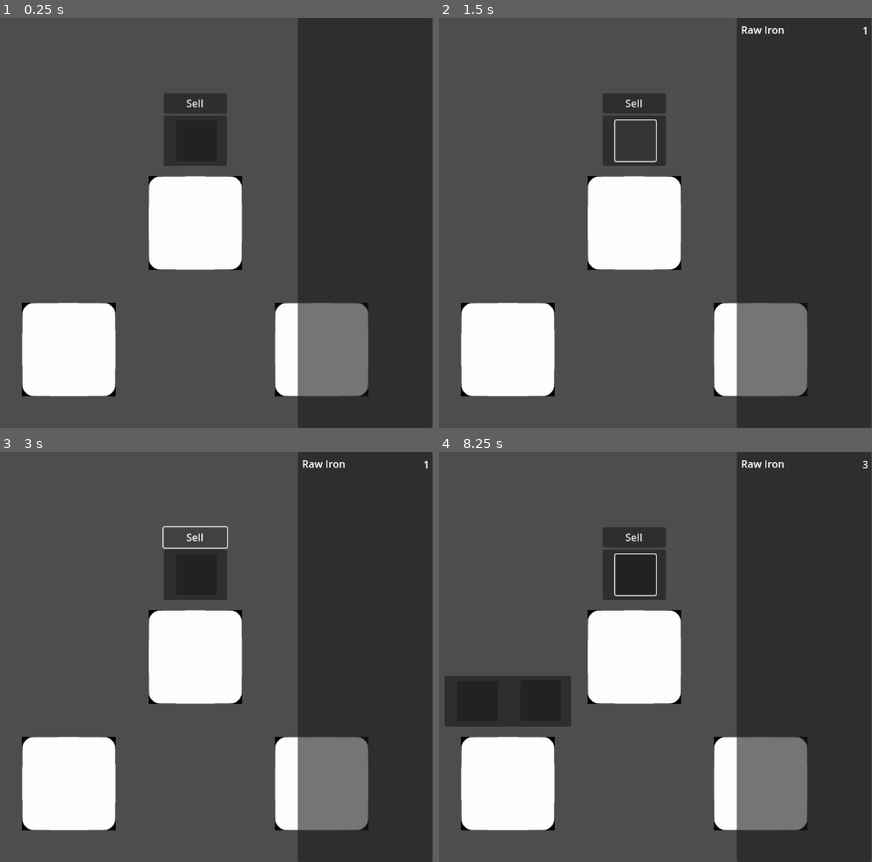
Above: before the commit, frames 1-4 (two rows, left to right).
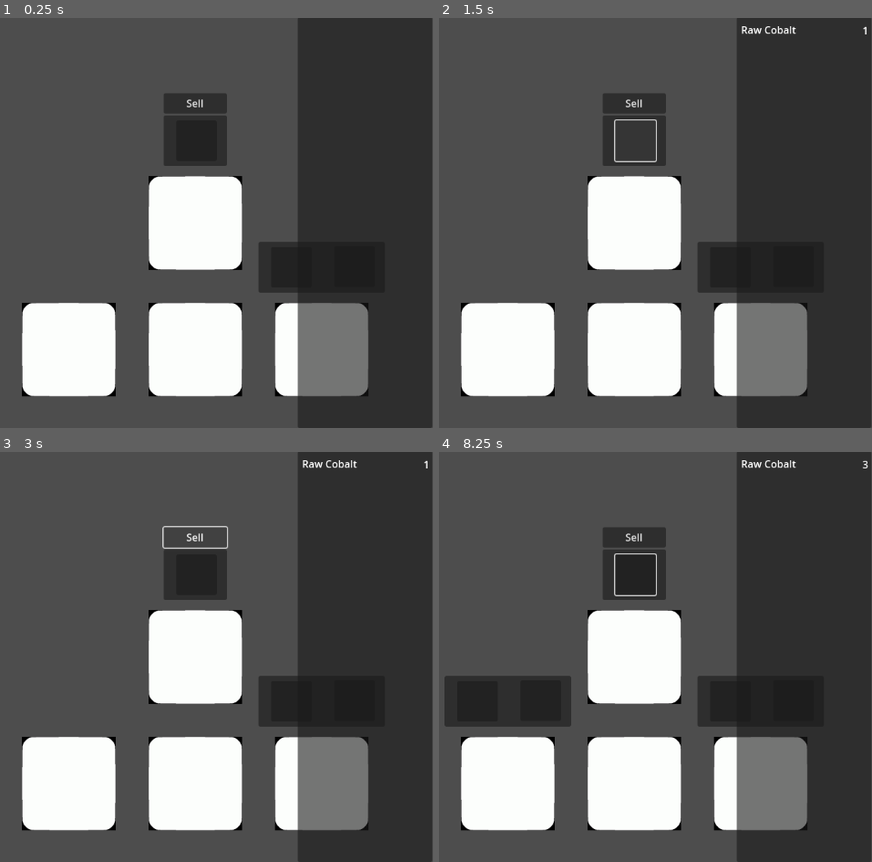
Above: after the commit, the same moments.

Repository: ManechLepage/GodotWild-Jam68
Game: Godot game, scene res://Scenes/node_2d.tscn
Two runs of this game, one before a commit and one after it. Both use one fixed random seed, a clock stepped at 60 frames per second and the inputs below.
Inputs (mouse positions are in pixels of both pictures, inside the frame that each line leads up to):
- Up to frame 1 (0.25 s): no input
- Up to frame 2 (1.5 s): click "Sell" at 0.5 s; click (633, 141) at 1.25 s
- Up to frame 3 (3 s): click (355, 702) at 2.02 s; click "Sell" at 2.75 s
- Up to frame 4 (8.25 s): click (633, 575) at 3.5 s; click (794, 702) at 4.27 s; click "Sell" at 5 s; click (633, 575) at 5.75 s; click (794, 702) at 6.52 s; tap Enter at 7.25 s; move the mouse to (633, 657) at 7.27 s; click (633, 657) at 7.42 s; tap Space at 8 s; move the mouse to (508, 784) at 8.02 s; click (508, 784) at 8.17 s

The runs differ from the first frame. In frame 1, 6.1% of the frame differs, in the area x 34-69%, y 54-93%; in frame 2, 6.2%, in the area x 34-83%, y 2-93%; in frame 3, 6.2%; in frame 4, 6.2%.

Commit message:
added minerals

Diff:
--- a/Godot Wild-jam 68/Resources/Items/Diamond.tres
+++ /dev/null
@@ -1,11 +0,0 @@
-[gd_resource type="Resource" script_class="Item" load_steps=2 format=3 uid="uid://ddj2noi2gwgq8"]
-
-[ext_resource type="Script" path="res://Scripts/Items/Item.gd" id="1_2r80u"]
-
-[resource]
-script = ExtResource("1_2r80u")
-id = 1
-name = "Diamond"
-price = 10
-generate_type = 0
-generate_cooldown = 30.0
--- a/Godot Wild-jam 68/Resources/Items/Mat/RawIron.tres
+++ /dev/null
@@ -1,12 +0,0 @@
-[gd_resource type="Resource" script_class="Item" load_steps=3 format=3 uid="uid://d1siwpjnsnisd"]
-
-[ext_resource type="Script" path="res://Scripts/Items/Item.gd" id="1_cub5g"]
-[ext_resource type="Resource" uid="uid://bjtwtxjx2i3ea" path="res://Resources/Items/Mat/Iron.tres" id="1_tk408"]
-
-[resource]
-script = ExtResource("1_cub5g")
-id = 2
-name = "Raw Iron"
-generate_type = 1
-generate_cooldown = 5.0
-generated_item = ExtResource("1_tk408")
--- /dev/null
+++ b/Godot Wild-jam 68/Resources/Items/Mat/RawMinerals/Platinum.tres
@@ -0,0 +1,8 @@
+[gd_resource type="Resource" script_class="Item" load_steps=2 format=3 uid="uid://b4f4bxtrjitpf"]
+
+[ext_resource type="Script" path="res://Scripts/Items/Item.gd" id="1_74q3a"]
+
+[resource]
+script = ExtResource("1_74q3a")
+name = "Iron"
+price = 0
--- /dev/null
+++ b/Godot Wild-jam 68/Resources/Items/Mat/RawMinerals/RawCobalt.tres
@@ -0,0 +1,10 @@
+[gd_resource type="Resource" script_class="Item" load_steps=3 format=3 uid="uid://hkecx5u5gpr8"]
+
+[ext_resource type="Resource" uid="uid://bjtwtxjx2i3ea" path="res://Resources/Items/Mat/Smelted/Iron.tres" id="1_gr3bq"]
+[ext_resource type="Script" path="res://Scripts/Items/Item.gd" id="2_0b5gi"]
+
+[resource]
+script = ExtResource("2_0b5gi")
+name = "Raw Iron"
+price = 0
+generated_item = ExtResource("1_gr3bq")
--- /dev/null
+++ b/Godot Wild-jam 68/Resources/Items/Mat/RawMinerals/RawGold.tres
@@ -0,0 +1,10 @@
+[gd_resource type="Resource" script_class="Item" load_steps=3 format=3 uid="uid://2ac0v4the36h"]
+
+[ext_resource type="Resource" uid="uid://bjtwtxjx2i3ea" path="res://Resources/Items/Mat/Smelted/Iron.tres" id="1_xgd37"]
+[ext_resource type="Script" path="res://Scripts/Items/Item.gd" id="2_covph"]
+
+[resource]
+script = ExtResource("2_covph")
+name = "Raw Iron"
+price = 0
+generated_item = ExtResource("1_xgd37")
--- /dev/null
+++ b/Godot Wild-jam 68/Resources/Items/Mat/RawMinerals/RawIron.tres
@@ -0,0 +1,10 @@
+[gd_resource type="Resource" script_class="Item" load_steps=3 format=3 uid="uid://d1siwpjnsnisd"]
+
+[ext_resource type="Resource" uid="uid://chkfe8q5132hu" path="res://Resources/Items/Mat/Smelted/Cobalt.tres" id="1_r0824"]
+[ext_resource type="Script" path="res://Scripts/Items/Item.gd" id="2_nwbth"]
+
+[resource]
+script = ExtResource("2_nwbth")
+name = "Raw Cobalt"
+price = 0
+generated_item = ExtResource("1_r0824")
--- /dev/null
+++ b/Godot Wild-jam 68/Resources/Items/Mat/RawMinerals/RawTin.tres
@@ -0,0 +1,10 @@
+[gd_resource type="Resource" script_class="Item" load_steps=3 format=3 uid="uid://c2dkqdu3pm6pu"]
+
+[ext_resource type="Resource" uid="uid://bjtwtxjx2i3ea" path="res://Resources/Items/Mat/Smelted/Iron.tres" id="1_bclph"]
+[ext_resource type="Script" path="res://Scripts/Items/Item.gd" id="2_wt15o"]
+
+[resource]
+script = ExtResource("2_wt15o")
+name = "Raw Iron"
+price = 0
+generated_item = ExtResource("1_bclph")
--- /dev/null
+++ b/Godot Wild-jam 68/Resources/Items/Mat/Smelted/Cobalt.tres
@@ -0,0 +1,8 @@
+[gd_resource type="Resource" script_class="Item" load_steps=2 format=3 uid="uid://chkfe8q5132hu"]
+
+[ext_resource type="Script" path="res://Scripts/Items/Item.gd" id="1_daf0q"]
+
+[resource]
+script = ExtResource("1_daf0q")
+name = "Iron"
+price = 0
--- /dev/null
+++ b/Godot Wild-jam 68/Resources/Items/Mat/Smelted/Gold.tres
@@ -0,0 +1,8 @@
+[gd_resource type="Resource" script_class="Item" load_steps=2 format=3 uid="uid://3kybpbviwd5"]
+
+[ext_resource type="Script" path="res://Scripts/Items/Item.gd" id="1_e5lq5"]
+
+[resource]
+script = ExtResource("1_e5lq5")
+name = "Iron"
+price = 0
--- a/Godot Wild-jam 68/Resources/Items/Mat/Iron.tres
+++ b/Godot Wild-jam 68/Resources/Items/Mat/Smelted/Iron.tres
@@ -4,7 +4,5 @@
 
 [resource]
 script = ExtResource("1_fgces")
-name = "Iron"
+name = "Gold"
 price = 0
-generate_type = 1
-generate_cooldown = 0.0
--- /dev/null
+++ b/Godot Wild-jam 68/Resources/Items/Mat/Smelted/Tin.tres
@@ -0,0 +1,8 @@
+[gd_resource type="Resource" script_class="Item" load_steps=2 format=3 uid="uid://bovhh82i43fsp"]
+
+[ext_resource type="Script" path="res://Scripts/Items/Item.gd" id="1_qwb2r"]
+
+[resource]
+script = ExtResource("1_qwb2r")
+name = "Iron"
+price = 0
--- a/Godot Wild-jam 68/Scenes/Spaceship/Generator.tscn
+++ b/Godot Wild-jam 68/Scenes/Spaceship/Generator.tscn
@@ -1,9 +1,13 @@
-[gd_scene load_steps=6 format=3 uid="uid://b82ugruem048x"]
+[gd_scene load_steps=10 format=3 uid="uid://b82ugruem048x"]
 
 [ext_resource type="PackedScene" uid="uid://b18x7uwk4vpmy" path="res://Scenes/Spaceship/spaceship_section.tscn" id="1_lgxny"]
 [ext_resource type="Script" path="res://Scripts/Spaceship/Generator.gd" id="3_7gxae"]
-[ext_resource type="Resource" uid="uid://d1siwpjnsnisd" path="res://Resources/Items/Mat/RawIron.tres" id="3_6752e"]
-[ext_resource type="Resource" uid="uid://bjtwtxjx2i3ea" path="res://Resources/Items/Mat/Iron.tres" id="4_wkvnp"]
+[ext_resource type="Resource" uid="uid://d1siwpjnsnisd" path="res://Resources/Items/Mat/RawMinerals/RawIron.tres" id="3_s1p8i"]
+[ext_resource type="Resource" uid="uid://c2dkqdu3pm6pu" path="res://Resources/Items/Mat/RawMinerals/RawTin.tres" id="4_g3cqn"]
+[ext_resource type="Resource" uid="uid://hkecx5u5gpr8" path="res://Resources/Items/Mat/RawMinerals/RawCobalt.tres" id="5_6yvse"]
+[ext_resource type="Resource" uid="uid://2ac0v4the36h" path="res://Resources/Items/Mat/RawMinerals/RawGold.tres" id="6_0e4sq"]
+[ext_resource type="Resource" uid="uid://b4f4bxtrjitpf" path="res://Resources/Items/Mat/RawMinerals/Platinum.tres" id="7_542fm"]
+[ext_resource type="Resource" uid="uid://ddj2noi2gwgq8" path="res://Resources/Items/Mat/RawMinerals/Diamond.tres" id="8_kgkrw"]
 
 [sub_resource type="RectangleShape2D" id="RectangleShape2D_bdrhe"]
 size = Vector2(148, 148)
@@ -18,7 +22,7 @@
 
 [node name="Generator" type="Node" parent="." index="1"]
 script = ExtResource("3_7gxae")
-generator_list = Array[Resource("res://Scripts/Items/Item.gd")]([ExtResource("3_6752e"), ExtResource("4_wkvnp"), null, null, null, null])
+generator_list = Array[Resource("res://Scripts/Items/Item.gd")]([ExtResource("3_s1p8i"), ExtResource("4_g3cqn"), ExtResource("5_6yvse"), ExtResource("6_0e4sq"), ExtResource("8_kgkrw"), ExtResource("7_542fm")])
 
 [node name="Timer" type="Timer" parent="Generator" index="0"]
 autostart = true
--- a/Godot Wild-jam 68/Scenes/Spaceship/Smelter.tscn
+++ b/Godot Wild-jam 68/Scenes/Spaceship/Smelter.tscn
@@ -1,6 +1,11 @@
-[gd_scene load_steps=3 format=3 uid="uid://yxkdxfwv8wkm"]
+[gd_scene load_steps=8 format=3 uid="uid://yxkdxfwv8wkm"]
 
 [ext_resource type="PackedScene" uid="uid://b18x7uwk4vpmy" path="res://Scenes/Spaceship/spaceship_section.tscn" id="1_kafey"]
+[ext_resource type="Script" path="res://Scenes/Spaceship/SmelterComponent.gd" id="2_q1rom"]
+[ext_resource type="Resource" uid="uid://d1siwpjnsnisd" path="res://Resources/Items/Mat/RawMinerals/RawIron.tres" id="3_hptp1"]
+[ext_resource type="Resource" uid="uid://c2dkqdu3pm6pu" path="res://Resources/Items/Mat/RawMinerals/RawTin.tres" id="4_884st"]
+[ext_resource type="Resource" uid="uid://hkecx5u5gpr8" path="res://Resources/Items/Mat/RawMinerals/RawCobalt.tres" id="5_c08dr"]
+[ext_resource type="Resource" uid="uid://2ac0v4the36h" path="res://Resources/Items/Mat/RawMinerals/RawGold.tres" id="6_mfcij"]
 
 [sub_resource type="RectangleShape2D" id="RectangleShape2D_bdrhe"]
 size = Vector2(148, 148)
@@ -14,7 +19,6 @@
 shape = SubResource("RectangleShape2D_bdrhe")
 
 [node name="Panel" type="Panel" parent="." index="1"]
-visible = false
 anchors_preset = 5
 anchor_left = 0.5
 anchor_right = 0.5
@@ -37,3 +41,7 @@
 offset_top = 7.0
 offset_right = 184.0
 offset_bottom = 71.0
+
+[node name="SmelterComponent" type="Node" parent="." index="2"]
+script = ExtResource("2_q1rom")
+smeltor_list = Array[Resource("res://Scripts/Items/Item.gd")]([ExtResource("3_hptp1"), ExtResource("4_884st"), ExtResource("5_c08dr"), ExtResource("6_mfcij")])
--- /dev/null
+++ b/Godot Wild-jam 68/Scenes/Spaceship/SmelterComponent.gd
@@ -0,0 +1,20 @@
+extends Node
+
+var smelter_tier: int
+var smelting: Smeltor
+@export var smeltor_list: Array[Item] = []
+
+enum Smeltor
+{
+	Iron = 0,
+	Tin = 1,
+	Cobalt = 2,
+	Gold = 3
+}
+
+func _ready():
+	pass
+
+
+func _process(delta):
+	pass
--- a/Godot Wild-jam 68/Scripts/Items/Item.gd
+++ b/Godot Wild-jam 68/Scripts/Items/Item.gd
@@ -4,25 +4,13 @@
 
 enum ItemType
 {
-	Mat,
-	Ship_Section,
+	Mineral,
 	Product,
-	Upgrade
-}
-
-enum GenerateType
-{
-	Generate,
-	Smelt,
-	Forge,
-	None
 }
 
 @export var name: String = ""
 @export var price: int = 0
 
-@export var generate_type: GenerateType
-@export var generate_cooldown: float
 @export var generated_item: Item
 
 @export var icon: Texture2D
--- a/Godot Wild-jam 68/Scripts/Spaceship/SpaceshipManager.gd
+++ b/Godot Wild-jam 68/Scripts/Spaceship/SpaceshipManager.gd
@@ -5,7 +5,7 @@
 const FRONT = preload("res://Scenes/Spaceship/Front.tscn")
 const GENERATOR = preload("res://Scenes/Spaceship/Generator.tscn")
 const SMELTER = preload("res://Scenes/Spaceship/Smelter.tscn")
-
+const FORGE = preload("res://Scenes/Spaceship/Forge.tscn")
 
 func _ready():
 	for i in range(5):
@@ -29,6 +29,11 @@
 	add_child(smelter)
 	add_section(smelter.pos, smelter)
 
+	var forge = FORGE.instantiate()
+	forge.pos = Vector2(2, 1)
+	add_child(forge)
+	add_section(forge.pos, forge)
+
 	update_pos()
 
 func _process(delta):
Renamed: Godot Wild-jam 68/Resources/Items/Mat/Diamond.tres -> Godot Wild-jam 68/Resources/Items/Mat/RawMinerals/Diamond.tres
